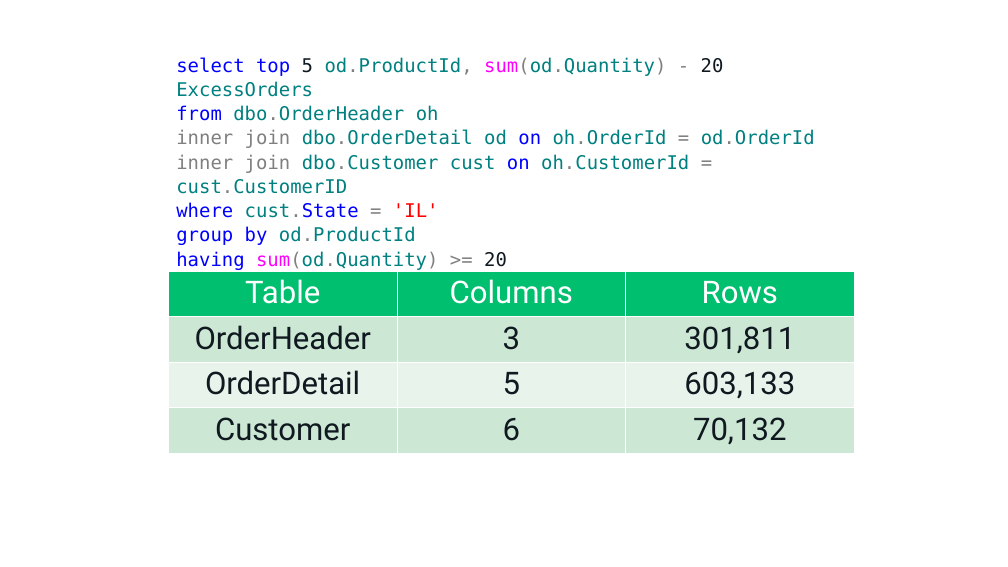
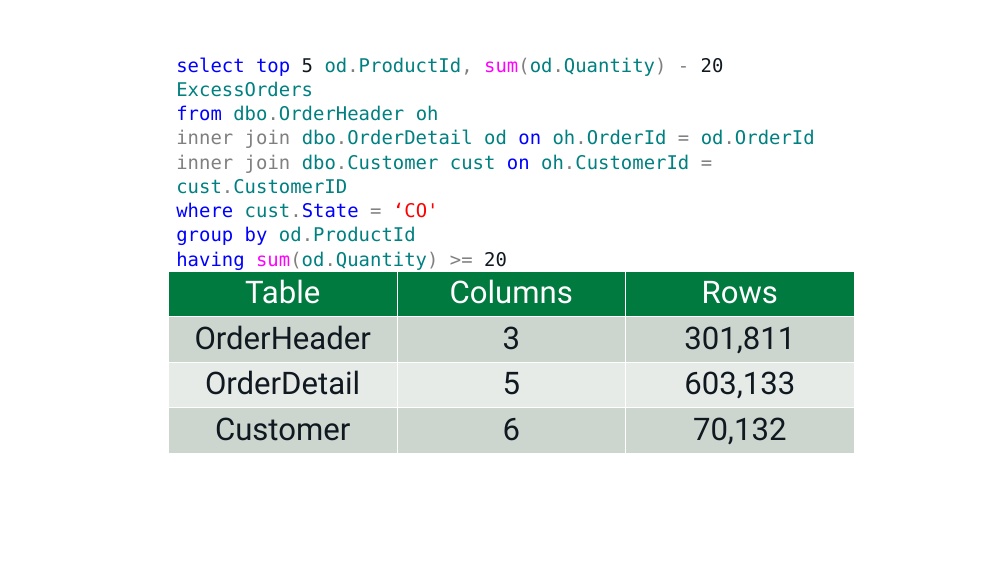
Before and after one commit to tf3604/OptimizerPresentation, a slide deck: slide 9 of Optimizer.pptx (slide 8 before the commit). Drawn at 1008x567 pixels with LibreOffice and Linux fonts; fonts in the diff are those of the drawing; background and template pictures are left out. Boxes give left, top, right and bottom in pixels: in the first picture for what was removed or moved away, otherwise in the second. Text is boxed around its words. In the diff, an @@ line names an element or a change of style, - is before the commit and + after.

```diff
--- a/Optimizer.pptx
+++ b/Optimizer.pptx
@@ text at box(176, 202, 439, 218): text changed @@
-where cust.State = 'IL'
+where cust.State = ‘CO'
@@ table at box(169, 271, 855, 454) @@
@@ fill #00BF6F to #007A3E in row 1 @@
@@ fill #CCE8D5 to #CCD7CE in 6 cells @@
@@ fill #E7F4EB to #E7ECE8 in row 3 @@
```
Also in this commit, not shown: 62 other slides changed, 1 slide added.
